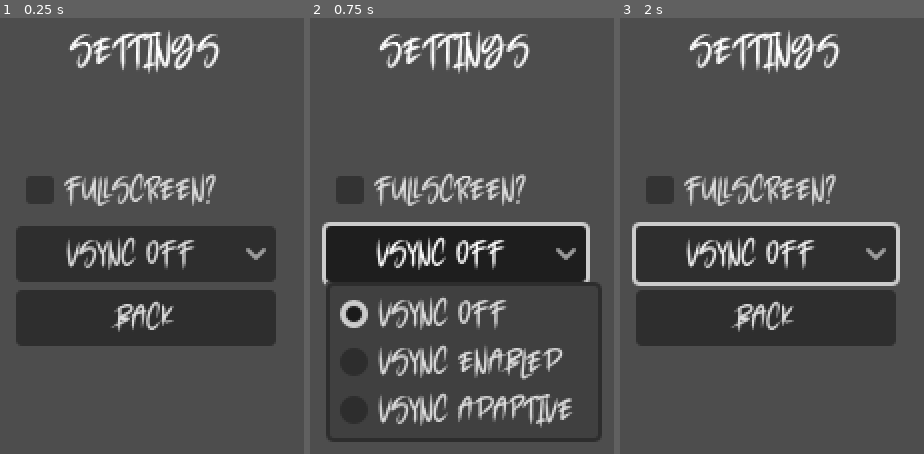
Above: before the commit, frames 1-3 (left to right).
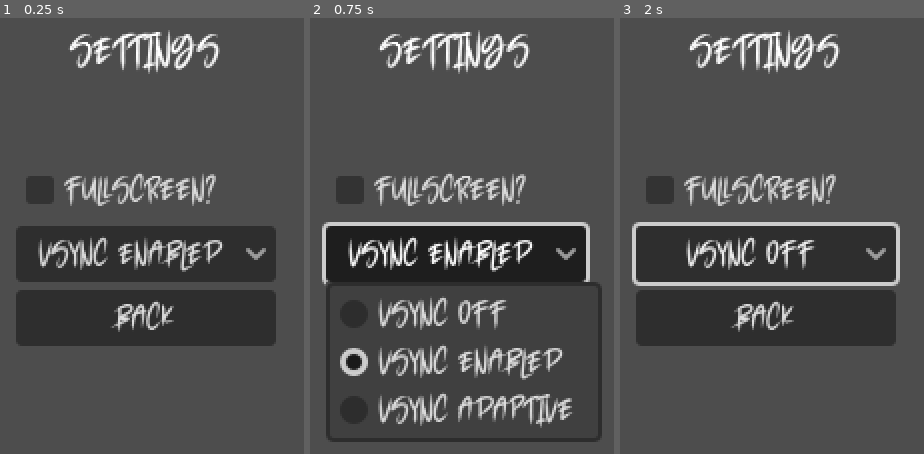
Above: after the commit, the same moments.

Repository: joshuardecker/eternal-harvest
Game: Godot game, scene res://UI/settings_menu.tscn
Two runs of this game, one before a commit and one after it. Both use one fixed random seed, a clock stepped at 60 frames per second and the inputs below. This scene is started directly instead of the project's main scene.
Inputs:
- Up to frame 1 (0.25 s): no input
- Up to frame 2 (0.75 s): click "VSync Off" (after the commit: "VSync Enabled") at 0.5 s
- Up to frame 3 (2 s): click "Back" at 1.25 s

The runs differ from the first frame. In frame 1, 2.4% of the frame differs, in the area x 12-74%, y 50-59%; in frame 2, 3.3%, in the area x 9-74%, y 50-83%; in frame 3, nothing differs.

Commit message:
Vsync being enabled by default is reflected in the settings

Diff:
--- a/UI/settings_menu.tscn
+++ b/UI/settings_menu.tscn
@@ -48,7 +48,7 @@
 theme = SubResource("Theme_msisq")
 alignment = 1
 item_count = 3
-selected = 0
+selected = 1
 popup/item_0/text = "VSync Off"
 popup/item_0/id = 0
 popup/item_1/text = "VSync Enabled"
